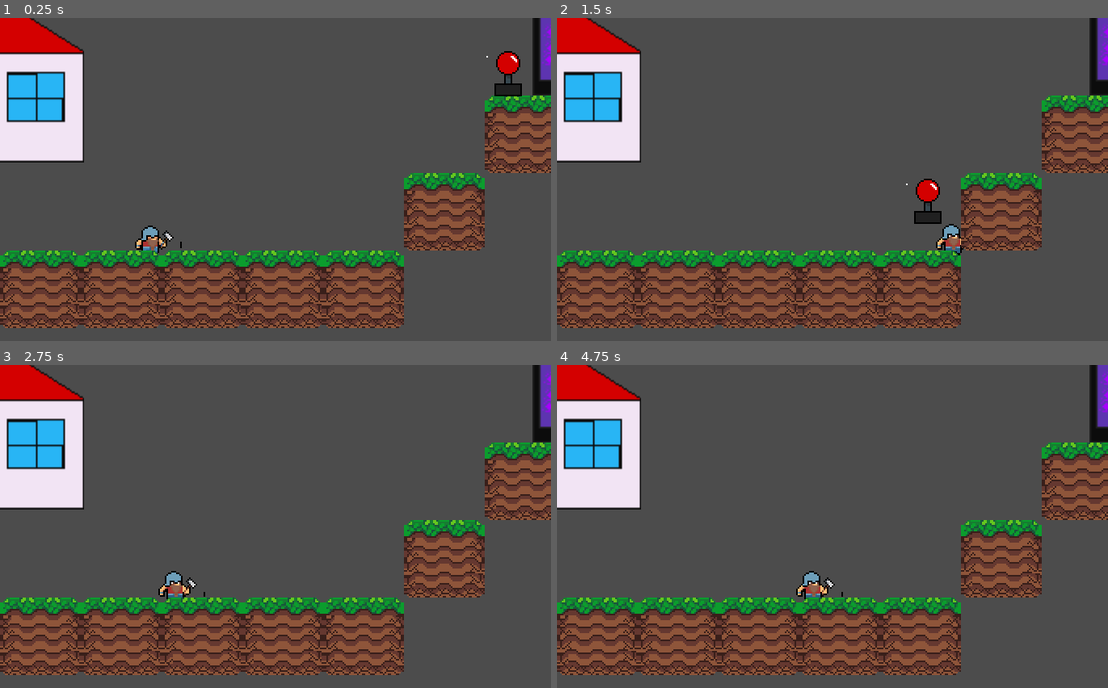
Above: before the commit, frames 1-4 (two rows, left to right).
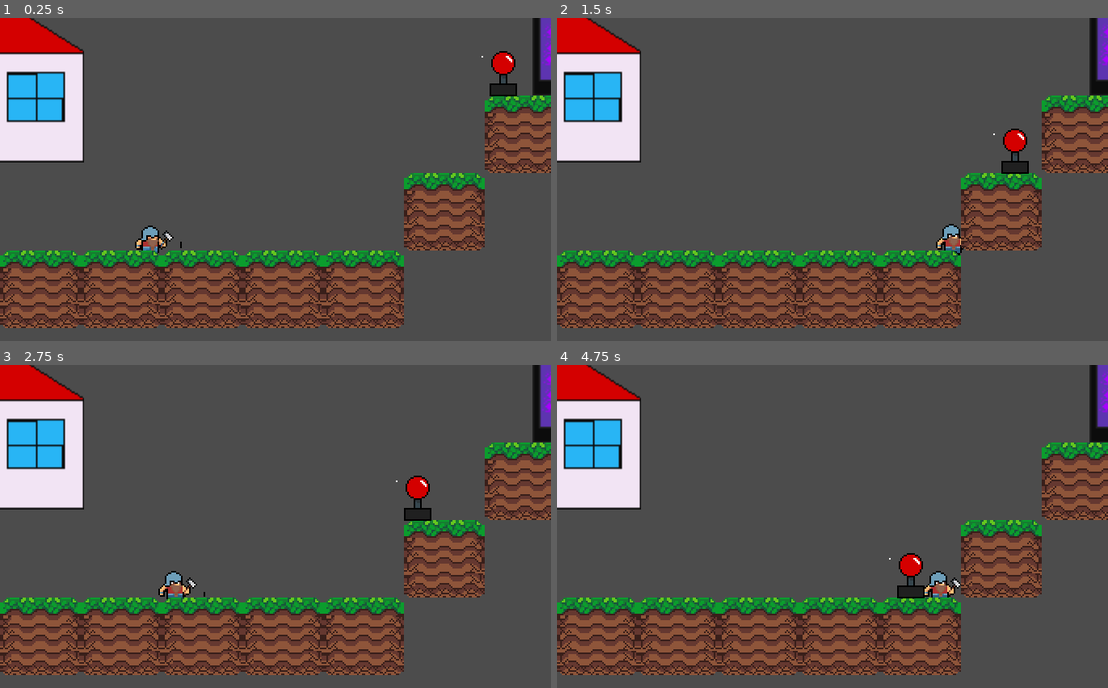
Above: after the commit, the same moments.

Repository: FelipePardim/Platform-Tower-Defense
Game: Godot game, scene res://Game.tscn
Two runs of this game, one before a commit and one after it. Both use one fixed random seed, a clock stepped at 60 frames per second and the inputs below.
Inputs:
- Up to frame 1 (0.25 s): no input
- Up to frame 2 (1.5 s): tap Enter (ui_accept) at 0.5, 0.77 s; hold Right (ui_right) from 0.53 s (still down)
- Up to frame 3 (2.75 s): tap Enter (ui_accept) at 1.52 s; release Right (ui_right) at 2.03 s; hold Left (ui_left) from 2.03 s (still down)
- Up to frame 4 (4.75 s): release Left (ui_left) at 2.78 s; hold Right (ui_right) 2.78-4.28 s; tap Enter (ui_accept) at 3.02, 3.77, 4.52 s; hold Left (ui_left) from 4.28 s (still down)

The runs differ from the first frame. In frame 1, 0.3% of the frame differs, in the area x 87-95%, y 10-25%; in frame 2, 1.0%; in frame 3, 0.5%; in frame 4, 1.2%, in the area x 43-74%, y 58-73%.

Commit message:
Enemy moving speed

Diff:
--- a/Enemies/Enemy.gd
+++ b/Enemies/Enemy.gd
@@ -1,7 +1,8 @@
 extends KinematicBody2D
 
-export var detection_range = 200
+export (int) var detection_range = 200
 export (int) var GRAVITY = 2000
+export (int) var MOVE_SPEED = -20
 
 #Moving variable
 var velocity = Vector2.ZERO
@@ -11,5 +12,5 @@
 
 func _physics_process(delta):
 	velocity.y += GRAVITY * delta
-	velocity.x -= 1
+	velocity.x = MOVE_SPEED # Enemy moving velocity
 	velocity = move_and_slide(velocity, Vector2.UP)
